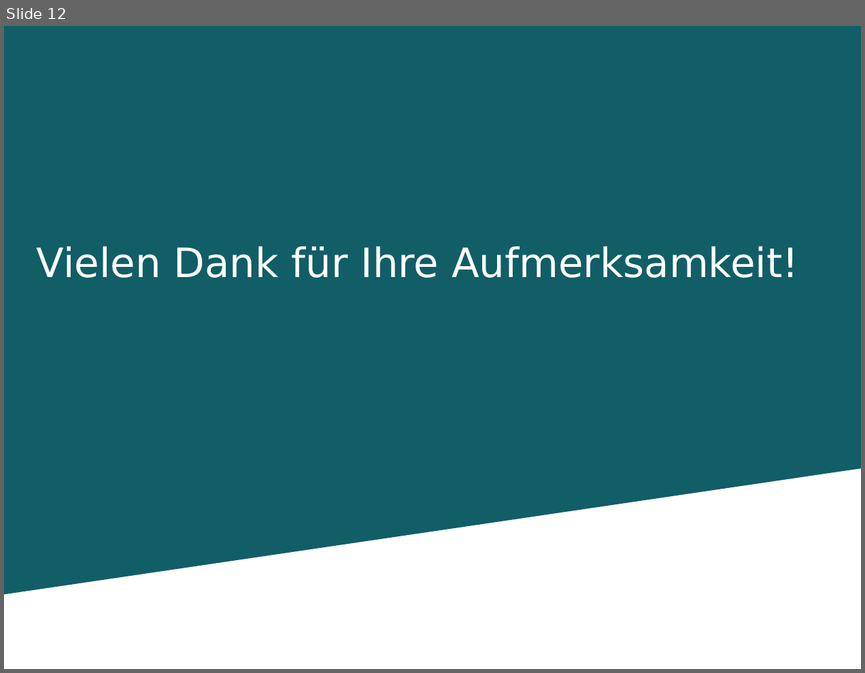
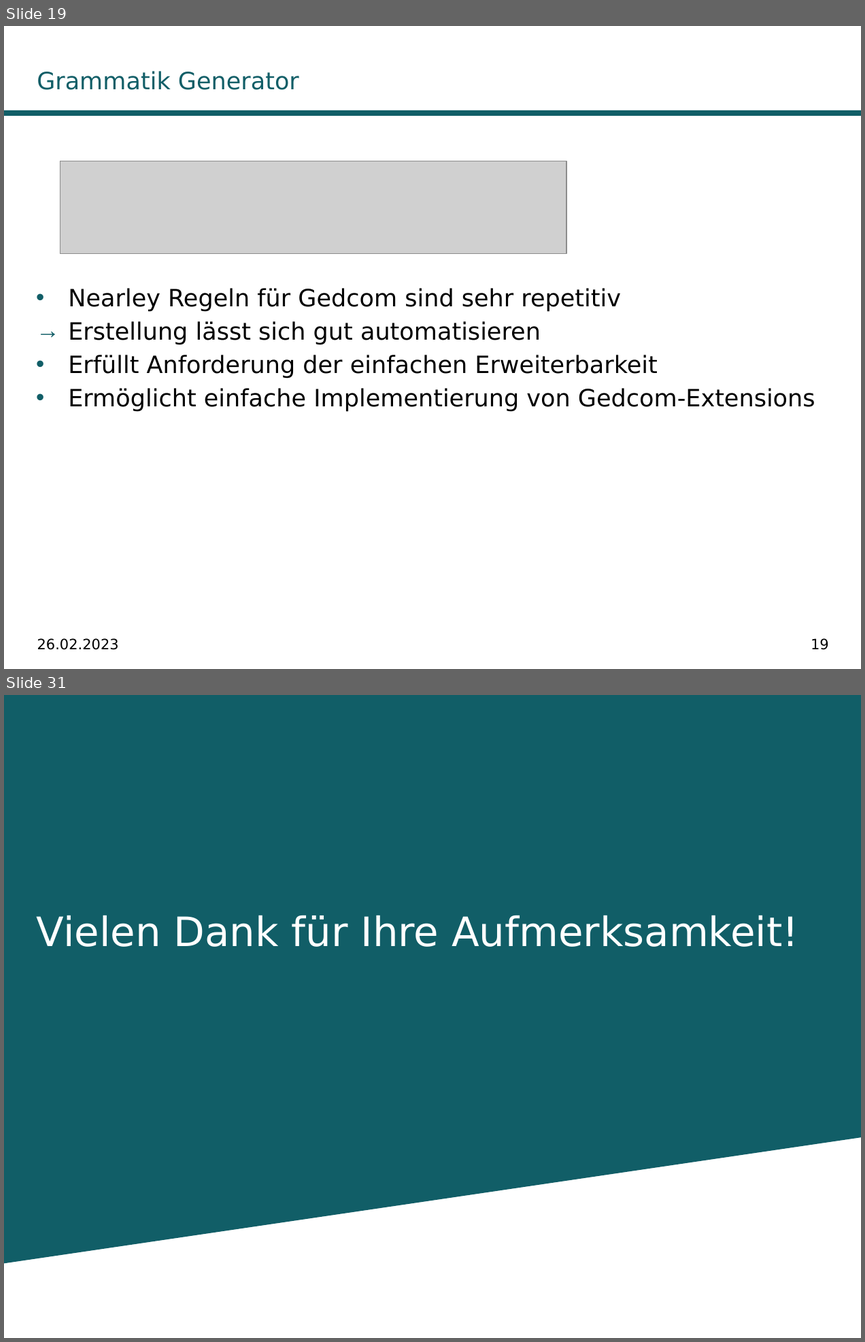
Before and after one commit to DwieDave/gedcom.js, a slide deck: doc/Teamprojekt_GedcomJS_MariusMueller_DavidGruber.pptx. Shown one above the other, each under a label of ours: slide 12 before the commit, slides 19 and 31 after it; the slides between them are not shown. The pictures are 865x673 and 865x1342 pixels, drawn with LibreOffice and Linux fonts; fonts in the diff are those of the drawing; grey boxes stand for pictures; background and template pictures are left out. Boxes give left, top, right and bottom in pixels: in the first picture for what was removed or moved away, otherwise in the second. Text is boxed around its words. In the diff, an @@ line names an element or a change of style, - is before the commit and + after.

```diff
--- a/doc/Teamprojekt_GedcomJS_MariusMueller_DavidGruber.pptx
+++ b/doc/Teamprojekt_GedcomJS_MariusMueller_DavidGruber.pptx
@@ slide 19 added at box(4, 26, 861, 669), background #FFFFFF @@
@@ title added at box(37, 71, 299, 90), 20 pt, text #115E67 @@
+Grammatik Generator
@@ rectangle added at box(4, 110, 861, 115), fill #115E67 @@
@@ picture added at box(60, 161, 567, 253) @@
@@ text added at box(68, 288, 815, 412), 20 pt, text #000000 @@
+• Nearley Regeln für Gedcom sind sehr repetitiv
+→ Erstellung lässt sich gut automatisieren
+• Erfüllt Anforderung der einfachen Erweiterbarkeit
+• Ermöglicht einfache Implementierung von Gedcom-Extensions
@@ text added at box(37, 638, 119, 650), 12 pt, text #000000 @@
+26.02.2023
@@ page number added at box(810, 638, 829, 650), 12 pt, text #000000 @@
+19
@@ what was slide 12 is now slide 31 @@
```
Also in this commit, not shown: 10 slides changed, 19 other slides added, 1 slide removed, 3 other files.
